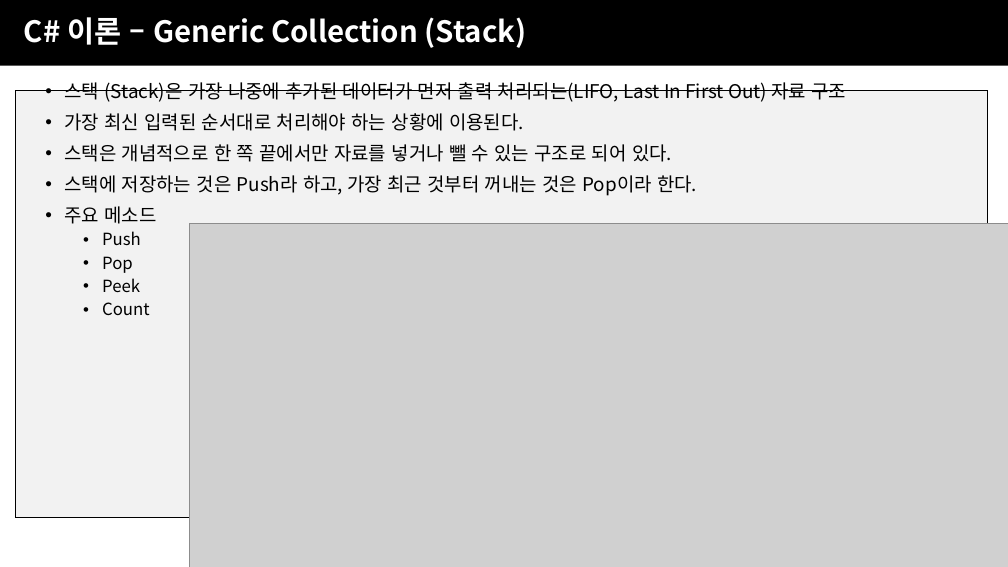
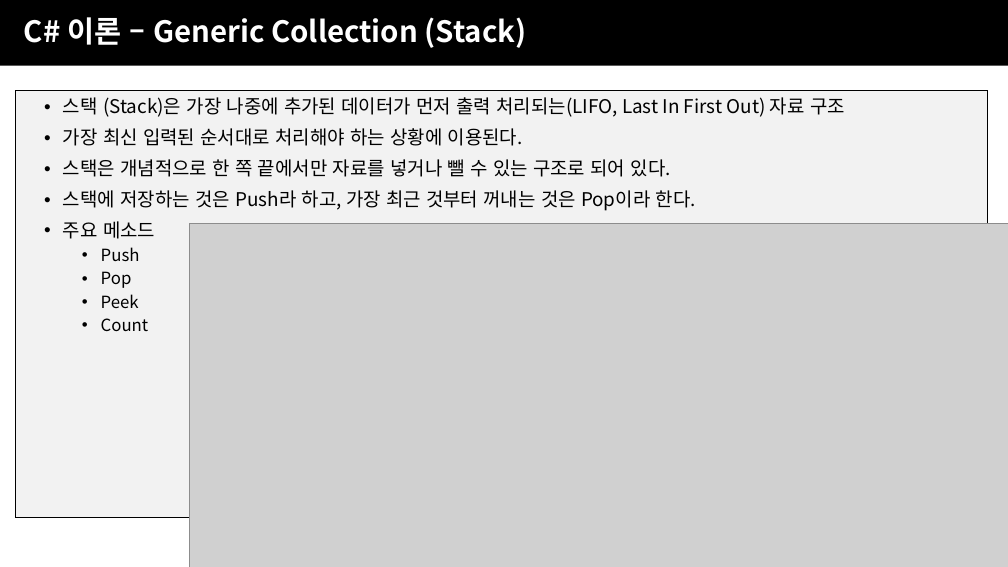
Before and after one commit to JJaery/SBSGameAcademy4, a slide deck: slide 53 of 2주차/SBS게임아카데미_UNITY주말4개월_2주차.pptx. Drawn at 1008x567 pixels with LibreOffice and Linux fonts; fonts in the diff are those of the drawing; grey boxes stand for pictures; background and template pictures are left out. Boxes give left, top, right and bottom in pixels: in the first picture for what was removed or moved away, otherwise in the second. Text is boxed around its words. In the diff, an @@ line names an element or a change of style, - is before the commit and + after.

```diff
--- a/2주차/SBS게임아카데미_UNITY주말4개월_2주차.pptx
+++ b/2주차/SBS게임아카데미_UNITY주말4개월_2주차.pptx
@@ text "스택 (Stack)은 가장 나중에 추가된 ...": place and size @@
-text "스택 (Stack)은 가장 나중에 추가된 ..." at box(64, 82, 846, 316)
+text "스택 (Stack)은 가장 나중에 추가된 ..." at box(63, 97, 845, 331)
```
Also in this commit, not shown: 28 other files.
